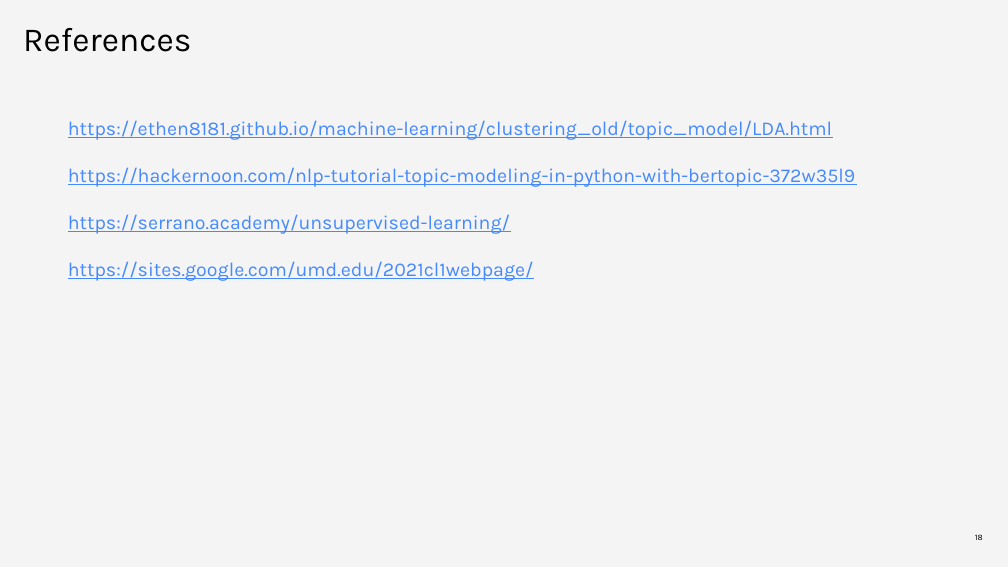
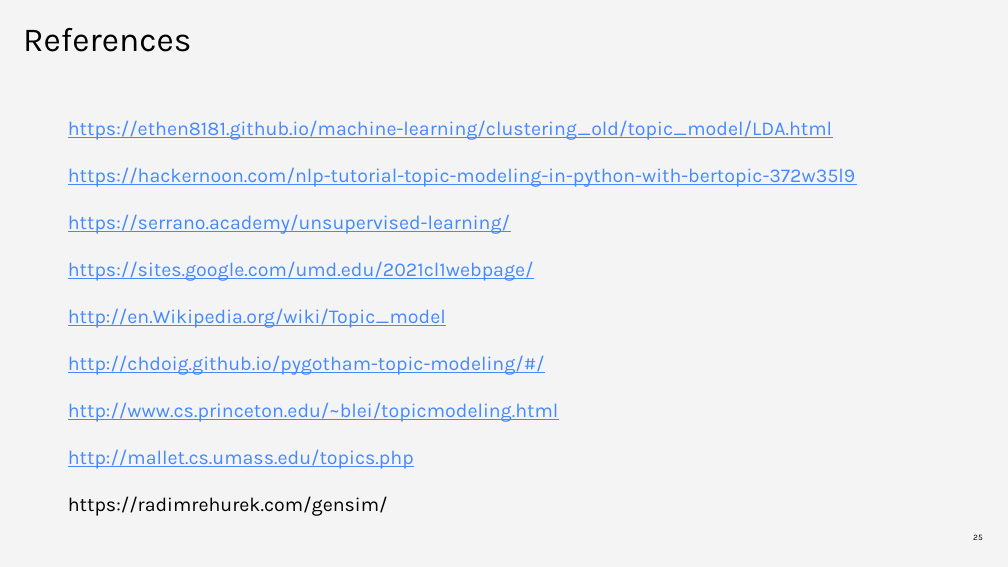
Before and after one commit to DebanjanaKar/IBM_IEEE_AIStat_Workshop, a slide deck: slide 25 of Unsupervised_ML-NLP/topic-modeling-lda.pptx (slide 18 before the commit). Drawn at 1008x567 pixels with LibreOffice and Linux fonts; fonts in the diff are those of the drawing. Boxes give left, top, right and bottom in pixels: in the first picture for what was removed or moved away, otherwise in the second. Text is boxed around its words. In the diff, an @@ line names an element or a change of style, - is before the commit and + after.

```diff
--- a/Unsupervised_ML-NLP/topic-modeling-lda.pptx
+++ b/Unsupervised_ML-NLP/topic-modeling-lda.pptx
@@ text at bbox=[68, 308, 559, 516]: paragraphs added @@
+http://en.Wikipedia.org/wiki/Topic_model
+http://chdoig.github.io/pygotham-topic-modeling/#/
+http://www.cs.princeton.edu/~blei/topicmodeling.html
+http://mallet.cs.umass.edu/topics.php
+https://radimrehurek.com/gensim/
@@ page number at bbox=[973, 534, 983, 540]: text changed @@
-18
+25
```
Also in this commit, not shown: 2 other slides changed, 7 slides added.
